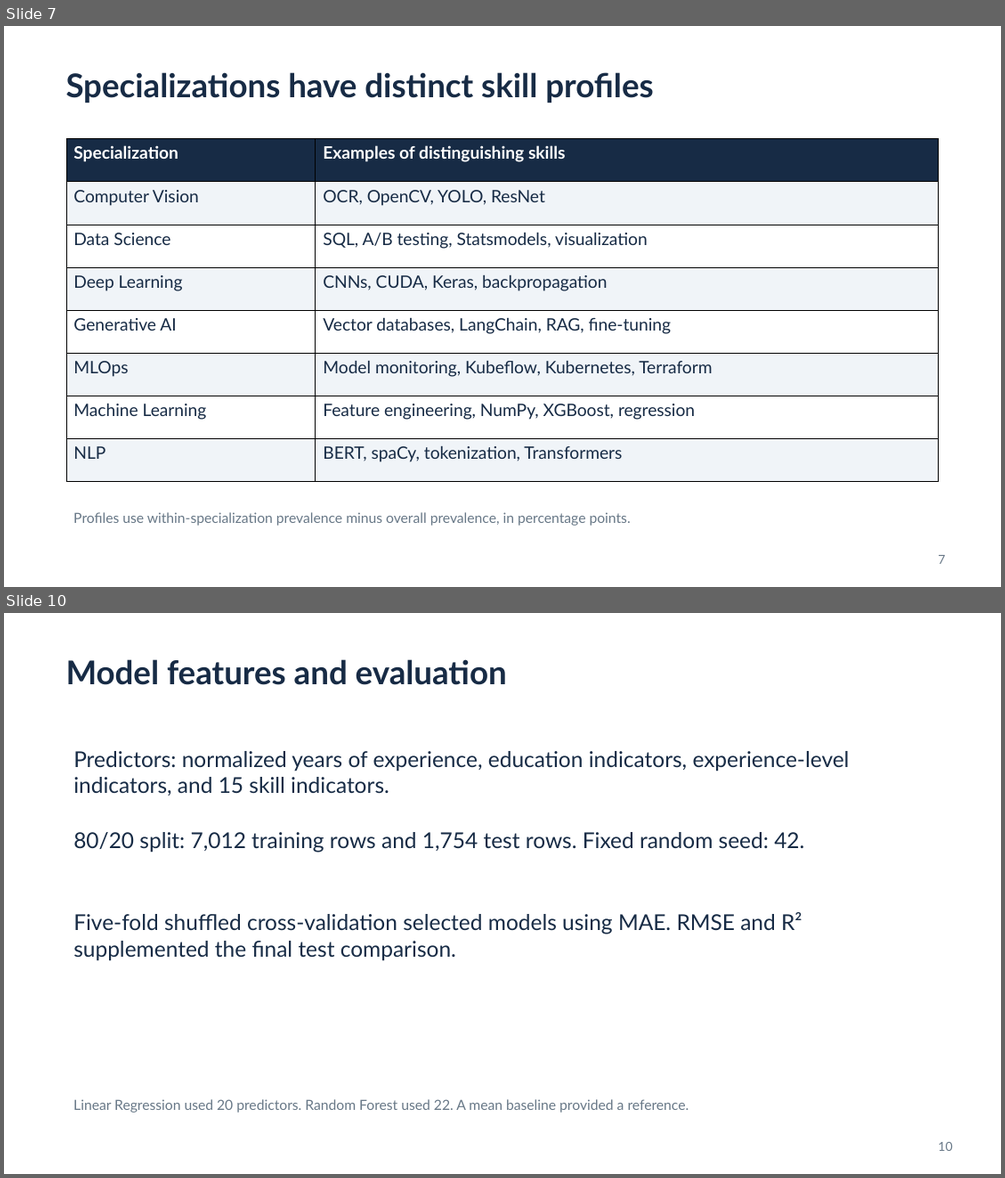
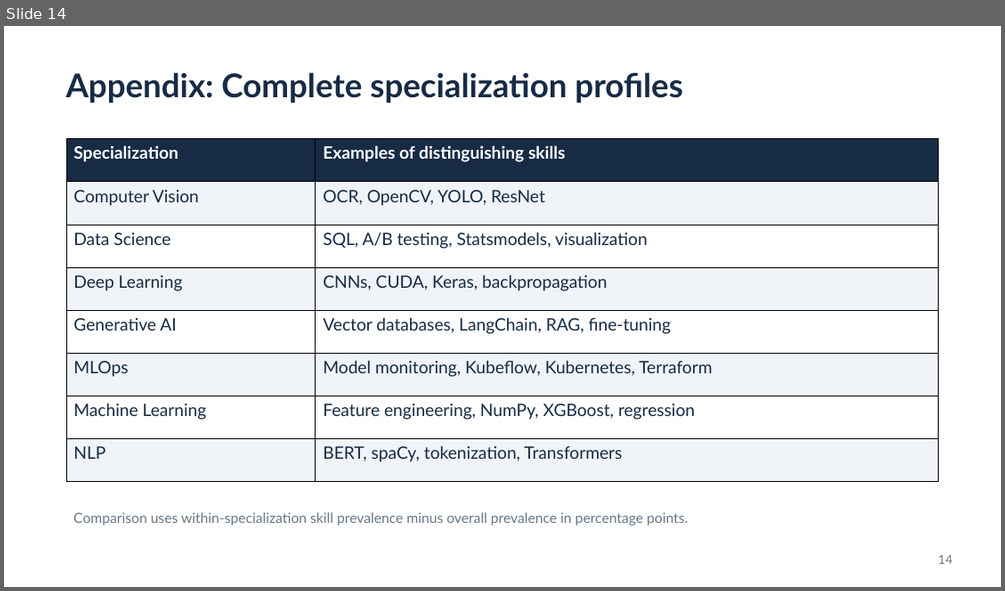
Before and after one commit to BruSalSprouts/ai-job-categories, a slide deck: reports/AI Jobs Project.pptx. Shown one above the other, each under a label of ours: slides 7 and 10 before the commit, slide 14 after it; the slides between them are not shown. The pictures are 1005x1178 and 1005x591 pixels, drawn with LibreOffice and Linux fonts; fonts in the diff are those of the drawing. Boxes give left, top, right and bottom in pixels: in the first picture for what was removed or moved away, otherwise in the second. Text is boxed around its words. In the diff, an @@ line names an element or a change of style, - is before the commit and + after.

```diff
--- a/reports/AI Jobs Project.pptx
+++ b/reports/AI Jobs Project.pptx
@@ slide 10 removed at [4,613,1001,1174], background #FFFFFF @@
@@ text removed at [66,659,507,685] @@
-Model features and evaluation
@@ text removed at [73,751,850,795] @@
-Predictors: normalized years of experience, education indicators, experience-level indicators, and 15 skill indicators.
@@ text removed at [73,832,804,852] @@
-80/20 split: 7,012 training rows and 1,754 test rows. Fixed random seed: 42.
@@ text removed at [73,912,802,961] @@
-Five-fold shuffled cross-validation selected models using MAE. RMSE and R² supplemented the final test comparison.
@@ text removed at [73,1099,689,1112] @@
-Linear Regression used 20 predictors. Random Forest used 22. A mean baseline provided a reference.
@@ text removed at [938,1142,952,1151] @@
-10
@@ what was slide 7 is now slide 14 @@
@@ slide 14 changed as well @@
@@ text at [66,72,682,103]: text changed @@
-Specializations have distinct skill profiles
+Appendix: Complete specialization profiles
@@ text at [73,512,688,525]: text changed @@
-Profiles use within-specialization prevalence minus overall prevalence, in percentage points.
+Comparison uses within-specialization skill prevalence minus overall prevalence in percentage points.
@@ text at [938,555,952,564]: text changed @@
-7
+14
```
Also in this commit, not shown: 4 other slides changed, 10 slides added, 9 other slides removed, 1 other file.
